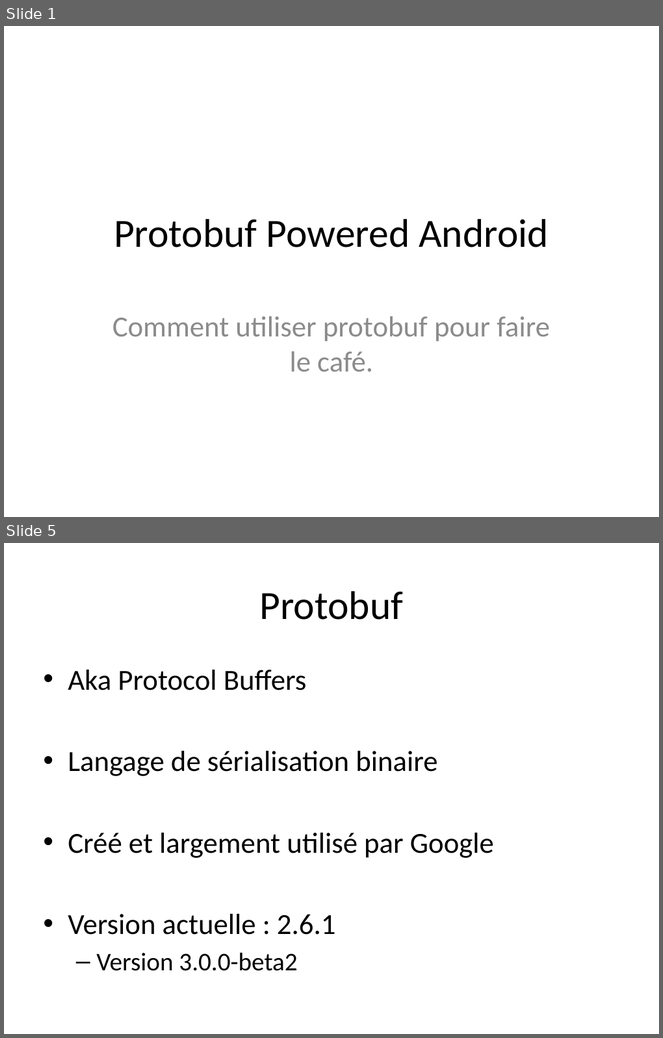
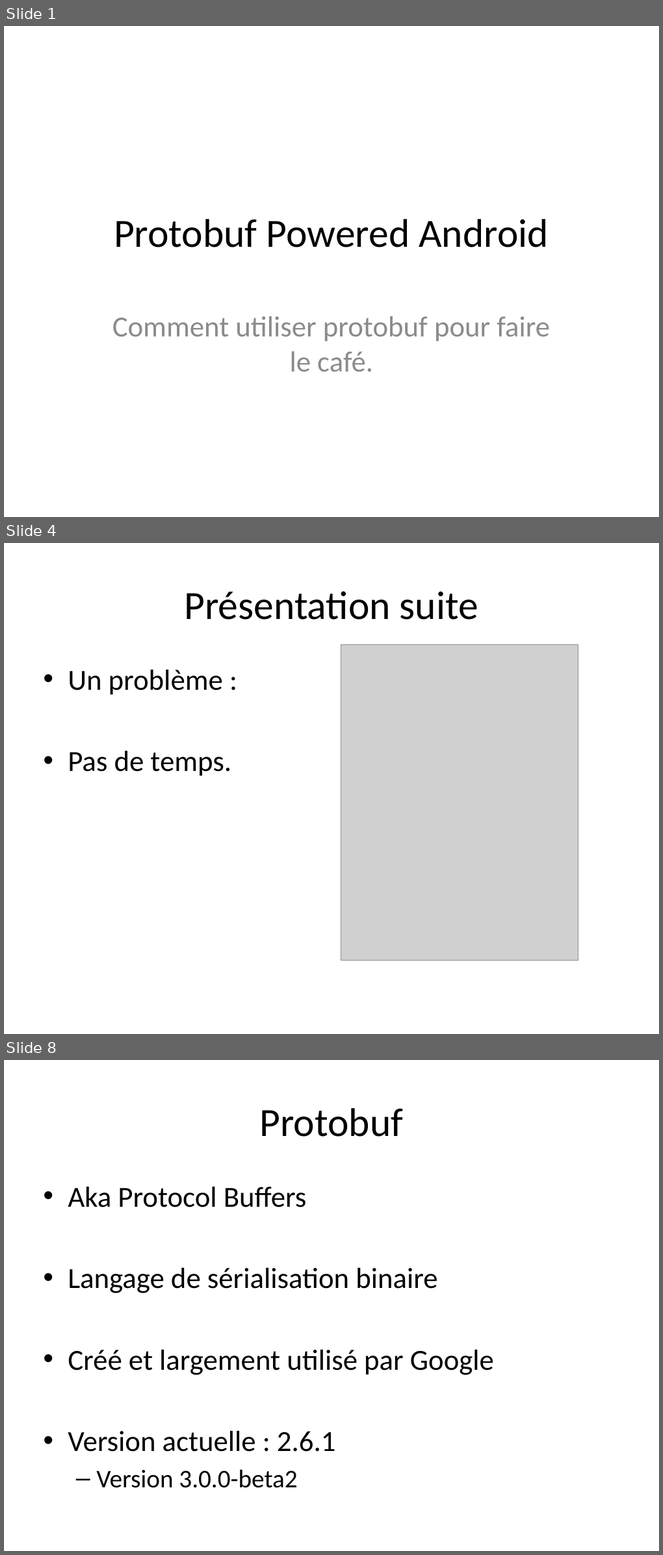
Before and after one commit to TheCopycat/protobuf-powered-android, a slide deck: protobuf-powered.pptx. Shown one above the other, each under a label of ours: slides 1 and 5 before the commit, slides 1, 4 and 8 after it; the slides between them are not shown. The pictures are 663x1038 and 663x1555 pixels, drawn with LibreOffice and Linux fonts; fonts in the diff are those of the drawing; grey boxes stand for pictures. Boxes give left, top, right and bottom in pixels: in the first picture for what was removed or moved away, otherwise in the second. Text is boxed around its words. In the diff, an @@ line names an element or a change of style, - is before the commit and + after.

Commit message:
Slides v1.0b (manque images + thème)

```diff
--- a/protobuf-powered.pptx
+++ b/protobuf-powered.pptx
@@ slide 4 added at (4,543,659,1034), background #FFFFFF @@
@@ title added at (184,591,478,620), 44 pt, text #000000 @@
+Présentation suite
@@ picture added at (341,644,579,960) @@
@@ text added at (68,670,232,776), 32 pt, text #000000 @@
+• Un problème :
+• Pas de temps.
@@ what was slide 5 is now slide 8 @@
```
Also in this commit, not shown: 3 slides changed, 11 other slides added, 3 slides removed.
